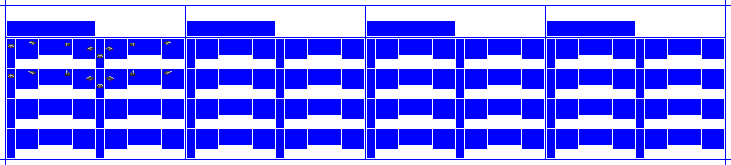
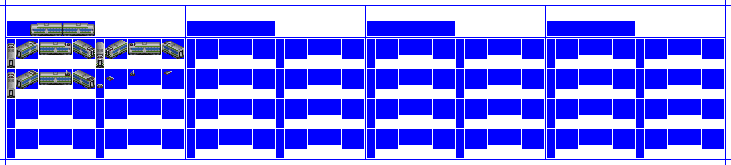
Layer changes from the first 731×165 image to the second:
added layer "WHITE copy" above "LIV0" over [7, 23, 184, 98]
